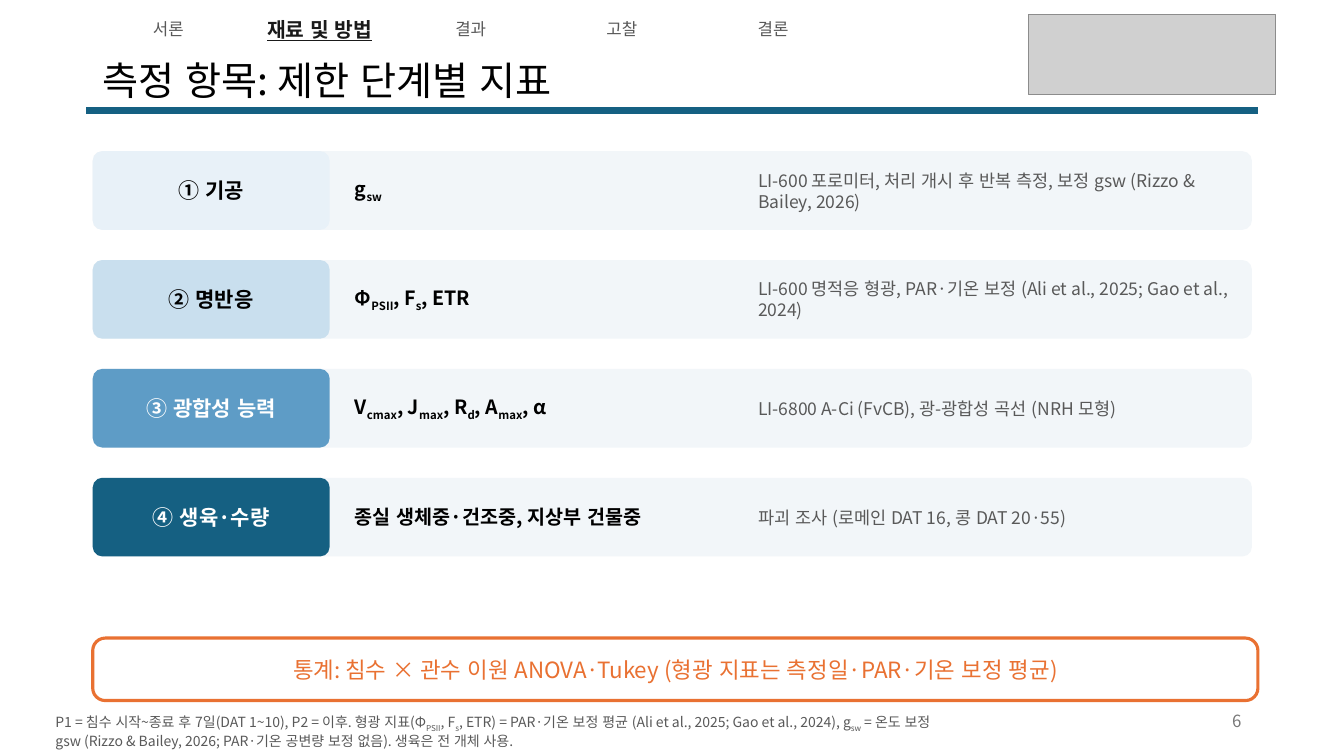
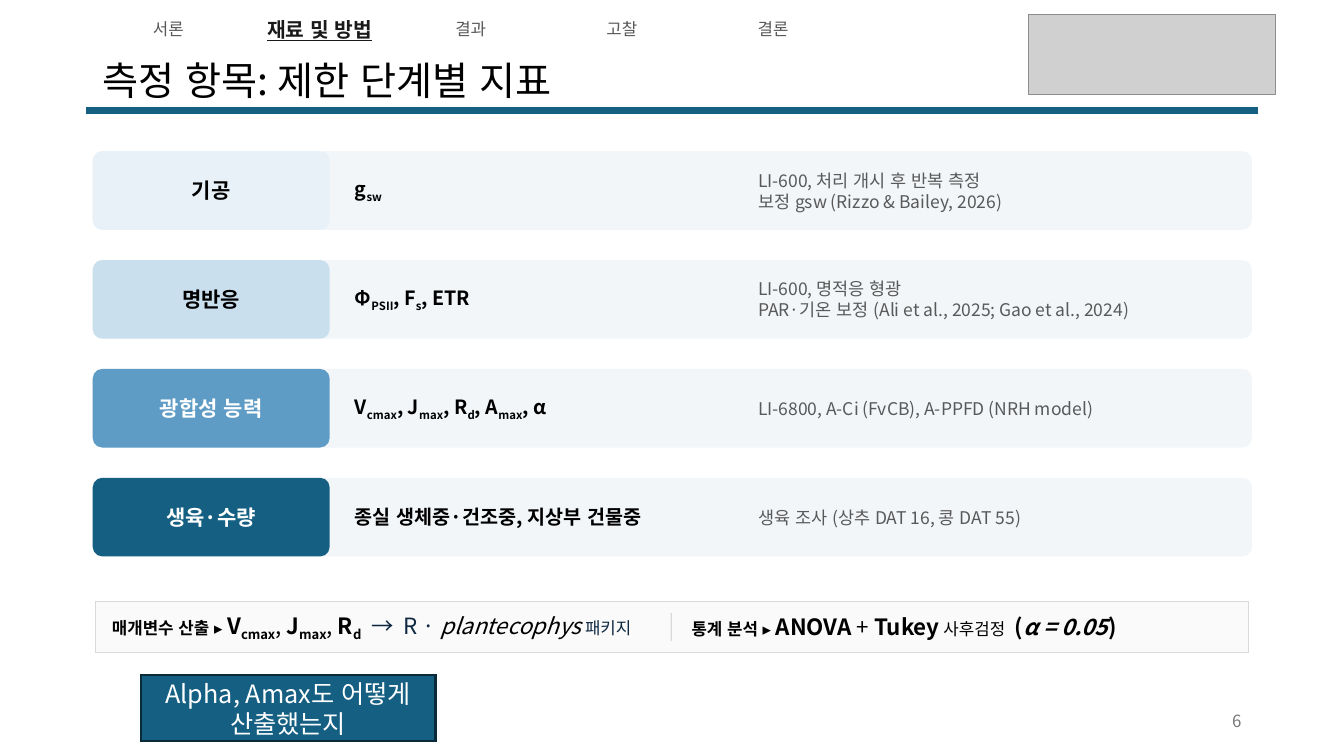
Before and after one commit to YunJM20/-, a slide deck: slide 6 of 구두발표_콩vs로메인상추_v6.pptx. Drawn at 1344x756 pixels with LibreOffice and Linux fonts; fonts in the diff are those of the drawing; grey boxes stand for pictures. Boxes give left, top, right and bottom in pixels: in the first picture for what was removed or moved away, otherwise in the second. Text is boxed around its words. In the diff, an @@ line names an element or a change of style, - is before the commit and + after.

```diff
--- a/구두발표_콩vs로메인상추_v6.pptx
+++ b/구두발표_콩vs로메인상추_v6.pptx
@@ text at (758,172,1002,212): text changed @@
-LI-600 포로미터, 처리 개시 후 반복 측정, 보정 gsw (Rizzo & Bailey, 2026)
+LI-600, 처리 개시 후 반복 측정
+보정 gsw (Rizzo & Bailey, 2026)
@@ text in rounded rectangle at (192,180,231,200): text changed @@
-① 기공
+기공
@@ text in rounded rectangle at (182,289,240,309): text changed @@
-② 명반응
+명반응
@@ text at (758,280,1129,320): text changed @@
-LI-600 명적응 형광, PAR·기온 보정 (Ali et al., 2025; Gao et al., 2024)
+LI-600, 명적응 형광
+PAR·기온 보정 (Ali et al., 2025; Gao et al., 2024)
@@ text in rounded rectangle at (160,398,263,418): text changed @@
-③ 광합성 능력
+광합성 능력
@@ text at (758,401,1093,419): text changed @@
-LI-6800 A-Ci (FvCB), 광-광합성 곡선 (NRH 모형)
+LI-6800, A-Ci (FvCB), A-PPFD (NRH model)
@@ text in rounded rectangle at (166,507,256,527): text changed @@
-④ 생육·수량
+생육·수량
@@ text at (758,509,1021,528): text changed @@
-파괴 조사 (로메인 DAT 16, 콩 DAT 20·55)
+생육 조사 (상추 DAT 16, 콩 DAT 55)
@@ rectangle added at (95,602,1248,652), fill #FAFAFA, outline #D9D9D9 0.75 pt @@
@@ text added at (112,616,631,640), 16 pt, text #000000 @@
+매개변수 산출 ▸ Vcmax, Jmax, Rd → R · plantecophys 패키지
@@ rectangle added at (670,613,671,641), fill #D9D9D9 @@
@@ text added at (692,617,1108,640), 16 pt, text #000000, bold @@
+통계 분석 ▸ ANOVA + Tukey 사후검정 (α = 0.05)
@@ rounded rectangle removed at (93,638,1258,701) @@
-통계: 침수 × 관수 이원 ANOVA·Tukey (형광 지표는 측정일·PAR·기온 보정 평균)
@@ rectangle added at (141,676,436,741), fill #156082, outline #092A39 1.5 pt, 18 pt, text #FFFFFF @@
+Alpha, Amax도 어떻게 산출했는지
@@ text removed at (55,715,931,750) @@
-P1 = 침수 시작~종료 후 7일(DAT 1~10), P2 = 이후. 형광 지표(ΦPSII, Fs, ETR) = PAR·기온 보정 평균 (Ali et al., 2025; Gao et al., 2024), gsw = 온도 보정 gsw (Rizzo & Bailey, 2026; PAR·기온 공변량 보정 없음). 생육은 전 개체 사용.
```
Also in this commit, not shown: 21 other slides changed.
